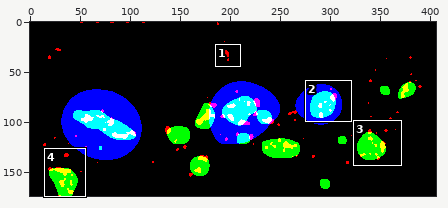
Sprite sheet: results/test_example.tif.segmented.png. Above, an overview of the earlier version with the close-up marked.
Close-up. Earlier state:
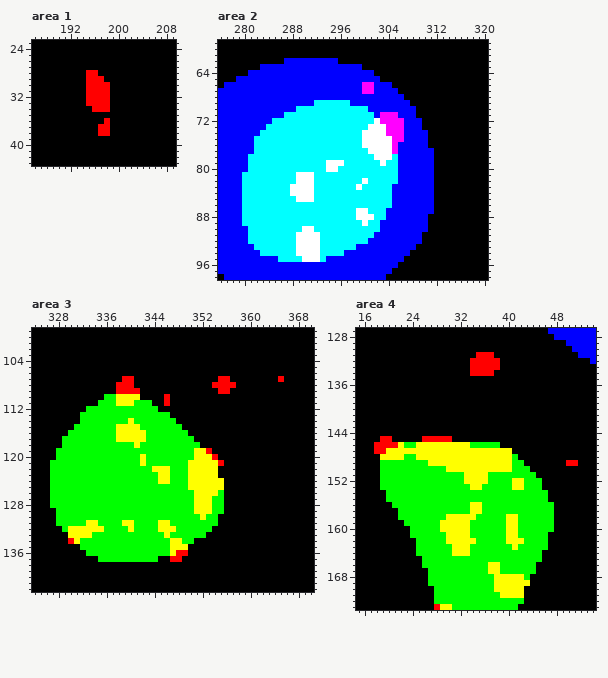
The file is 406x174 pixels. Shown: area 1: x 186..209, y 23..43; area 2: x 276..320, y 59..98; area 3: x 324..370, y 99..142; area 4: x 15..54, y 127..173. The commit also changed other parts of the picture, which this record leaves out.
Once edited:
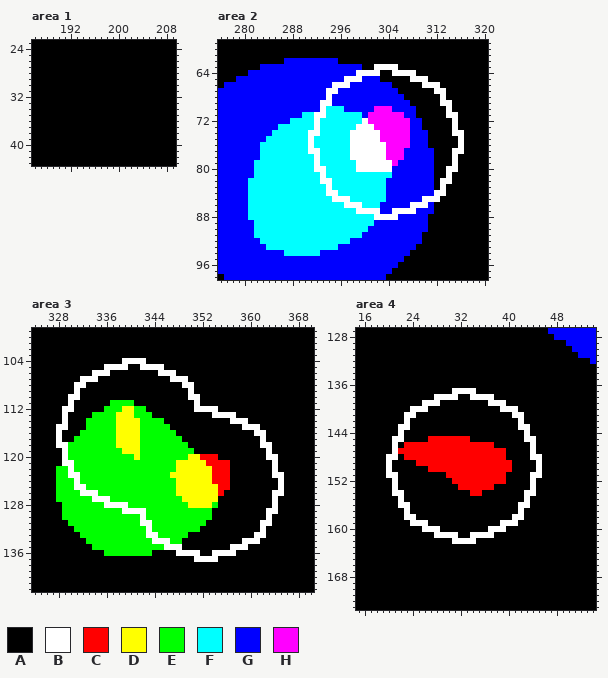
Palette (. is transparent): A #000000  B #ffffff  C #ff0000  D #ffff00  E #00ff00  F #00ffff  G #0000ff  H #ff00ff
The edit:
Changed rows in their new state; - is an unchanged pixel.
Area 1:
first column x 195:
28 AA--
29 AAA-
30 AAAA
31 AAAA
32 AAAA
33 AAAA
34 -AAA
36 ---A
37 --AA
38 --AA
Area 2:
first column x 280:
63 ----------------------BBBB-----------
64 -------------------BBBB--BBBB--------
65 -----------------BBB--------BBB------
66 ---------------BBB--GG--------BBB----
67 --------------BB----GG----------BB---
68 --------------B------------------B---
69 ------------GBBGGG---------------BB--
70 ---------GGGGB---GGGG-HHH---------B--
71 -------GGG--BB------GHH---H-------BB-
72 -----GGG----B-------BHH----H-------B-
73 ----GG------B------BB-HH---H-------B-
74 ---GG------BB-----BB---H---H-------BB
75 --GG-------B------BB---HH--H--------B
76 --G--------B------BB----H-HH--------B
77 --G--------BB-----BBB---H-H--------BB
78 -GG---------B-----BBBB--HHH--------B-
79 -G----------B-FFF--BBBB-BH---------B-
80 -G----------BBFF---BBBBBBG--------BB-
81 GG-------FFF-B-----------G--------B--
82 G--------FFF-BB-----F---GG-------BB--
83 G-------FFFF--B----F----G--------B---
84 G-------FFFF--BB--------G-------BB---
85 G--------FFF---BBB------G-----BBB----
86 G----------------BBB---GG---BBB------
87 G--------------------BBG-BBBB--------
88 G------------------FFFBBBB-----------
89 GG------------------F-G--------------
90 -G--------FF---------GG--------------
91 -G-------FFFF-------GG---------------
92 -GG------FFFF-----GGG----------------
93 --GG-----FFFF---GGG------------------
94 ---GGGG--FFFFGGGG--------------------
95 ------GGGGGGGG-----------------------
Area 3:
first column x 327:
104 ------------BBBB-----------------------
105 ---------BBBB--BBBB--------------------
106 -------BBB--------BBB------------------
107 -----BBB----AA------BBB-----AA--------A
108 ----BB-----AAA--------BB---AAAA--------
109 ----B------AAAA--------B----AA---------
110 ---BB----AAAAAA----A---BB--------------
111 ---B----AA-EEEAAA--A----B--------------
112 --BB--AAA---DD--AA------BBBB-----------
113 --B--AA----DDD---AAA-------BBBB--------
114 --B--A-----DD-D----AA---------BBB------
115 -BB-AA--------------AA----------BBB----
116 -B-AA----------E-----AA-----------BB---
117 -BAA-----------E------AA-----------B---
118 -BB--------DDD---------AA----------BB--
119 -AB---------DDD---------AAA---------B--
120 -AB-----------DE-------D-CC---------BB-
121 AABB-----------E-----DD---CC-C-------B-
122 A--B-------------EEE-DD----CCC-------B-
123 A--BB-------------EEDDD----CCC-------BB
124 A---B-------------EE-DD----CCC--------B
125 A---BB---------------DD-----CC--------B
126 A----BBB-------------DDD----C--------BB
127 A------BBB------------DD---DA--------B-
128 AA-------BBBB----------D----A--------B-
129 -A----------BBBB--------EEEAA-------BB-
130 -A-------------B---------E-A--------B--
131 -AA---EE----EE-BB-EE------AA-------BB--
132 --AAEEEEE----E--B-EEE----AA--------B---
133 ---AAEE---------BB-E---AAA--------BB---
134 ---AAA-----------BBBEEAA--------BBB----
135 -----AA------------BBBA-------BBB------
136 ------AAA--------AAAABBBB--BBBB--------
137 --------AAAAAAAAAA--AA--BBBB-----------
Area 4:
first column x 18:
131 -----------------AAA--------------
132 ----------------AAAAA-------------
133 ----------------AAAAA-------------
134 ----------------AAAA--------------
137 -------------BBBB-----------------
138 ----------BBBB--BBBB--------------
139 --------BBB--------BBB------------
140 ------BBB------------BBB----------
141 -----BB----------------BB---------
142 -----B------------------B---------
143 ----BB------------------BB--------
144 ----B--------------------B--------
145 -AABB---A----CCC---------BB-------
146 AAABACCCCCCCCCCCCCCCA-----B-------
147 AAABCCCCCCCCCCCCCCCCCCA---B-------
148 -ABBACCCCCCCCCCCCCCCCCAA--BB------
149 -ABAAAACCCCCCCCCCCCCCCCAA--B----AA
150 -ABAAAAAACCCCCCCCCCCCCCAAA-B------
151 -ABBAAAAAAAACCCCCCCCCCAAAABB------
152 -AABAAAAAAAAACCCCCCCCCAAAABA------
153 -AABAAAAAAAAAACCCCCCAAAAAABA------
154 --ABBAAAAAAAAAAACCAAAAAAABBAA-----
155 --AABAAAAAAAAAAAAAAAAAAAABAAA-----
156 ---ABBAAAAAAAAAAAAAAAAAABBAAAA----
157 ----ABAAAAAAAAAAAAAAAAAABAAAAA----
158 ----ABBAAAAAAAAAAAAAAAABBAAAAA----
159 -----ABBBAAAAAAAAAAAABBBAAAAAA----
160 ------AABBBAAAAAAAABBBAAAAAAAA----
161 ------AAAABBBBAABBBBAAAAAAAAA-----
162 -------AAAAAABBBBAAAAAAAAAAAA-----
163 -------AAAAAAAAAAAAAAAAAAAAAA-----
164 -------AAAAAAAAAAAAAAAAAAAAA------
165 --------AAAAAAAAAAAAAAAAAAAA------
166 --------AAAAAAAAAAAAAAAAAAA-------
167 ---------AAAAAAAAAAAAAAAAAA-------
168 ---------AAAAAAAAAAAAAAAAA--------
169 ---------AAAAAAAAAAAAAAAAA--------
170 ----------AAAAAAAAAAAAAAA---------
171 ----------AAAAAAAAAAAAAAA---------
172 ----------AAAAAAAAAAAAAAA---------
173 ----------AAAAAAAAAAAAAA----------
Pixel boxes of the changes (left, top, right, bottom) in both close-ups:
changed: (86, 70, 110, 136)
changed: (242, 64, 464, 262)
changed: (50, 358, 284, 562)
changed: (374, 352, 578, 610)
